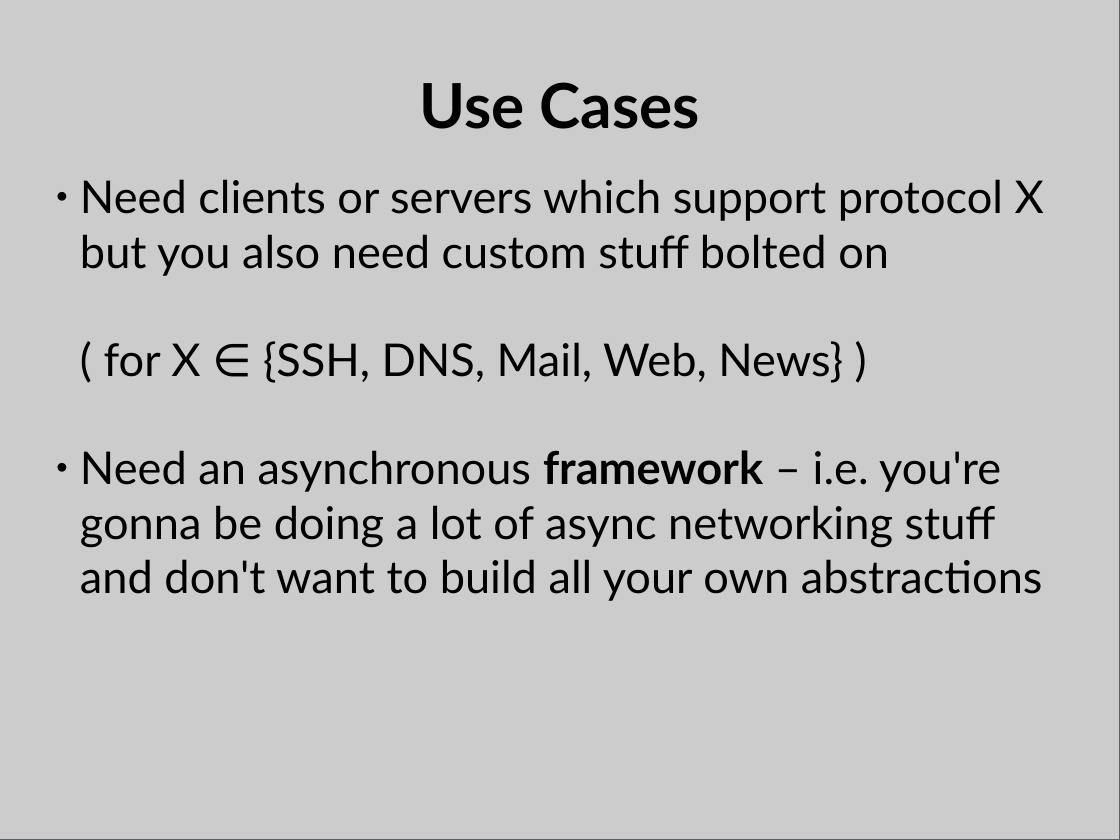
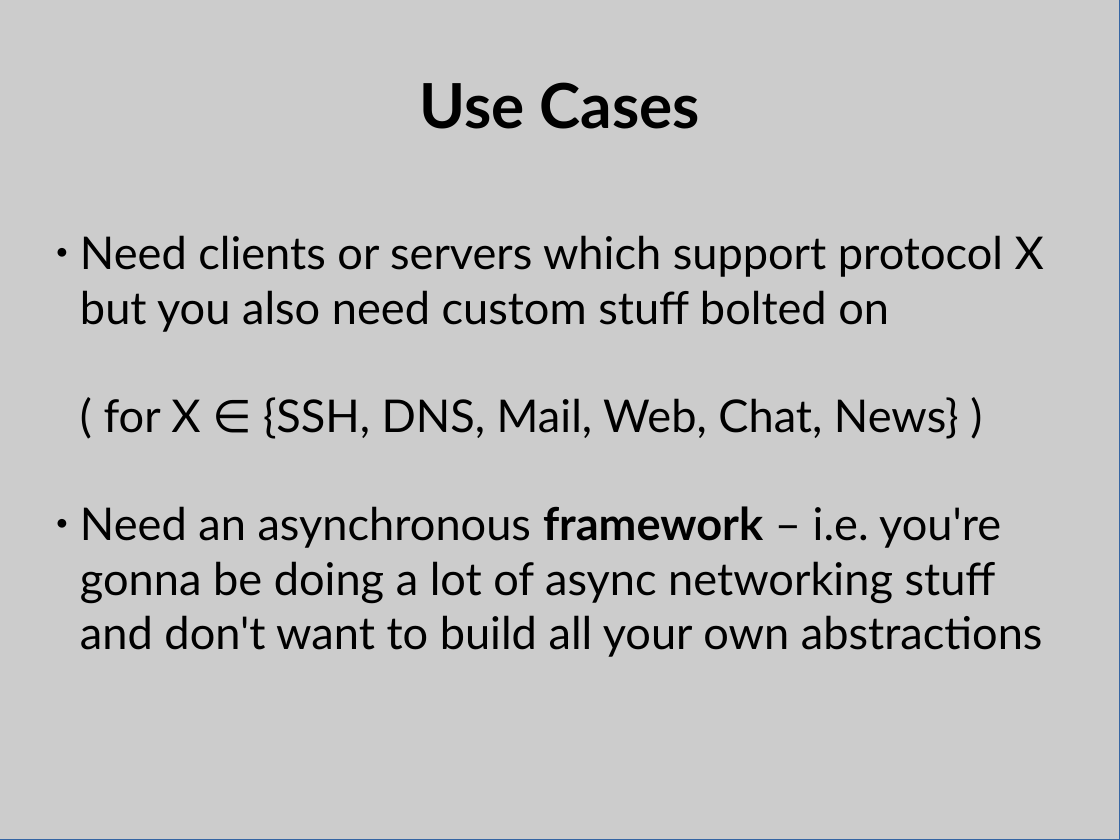
Before and after one commit to bpetering/linuxsa-talk-twisted, a slide deck: slide 5 of twisted_talk.odp. Drawn at 1120x840 pixels with LibreOffice and Linux fonts; fonts in the diff are those of the drawing. Boxes give left, top, right and bottom in pixels: in the first picture for what was removed or moved away, otherwise in the second. Text is boxed around its words. In the diff, an @@ line names an element or a change of style, - is before the commit and + after.

Commit message:
Add IRC server code and update slides

```diff
--- a/twisted_talk.odp
+++ b/twisted_talk.odp
@@ subtitle "Need clients or servers which ...": place and size @@
-subtitle "Need clients or servers which ..." at (80,179,1044,601)
+subtitle "Need clients or servers which ..." at (80,235,1044,657)
@@ subtitle at (104,397,959,439): text changed @@
-( for X ∈ {SSH, DNS, Mail, Web, News} )
+( for X ∈ {SSH, DNS, Mail, Web, Chat, News} )
```
Also in this commit, not shown: 6 other slides changed, 9 slides added, 6 slides removed, 4 other files.
